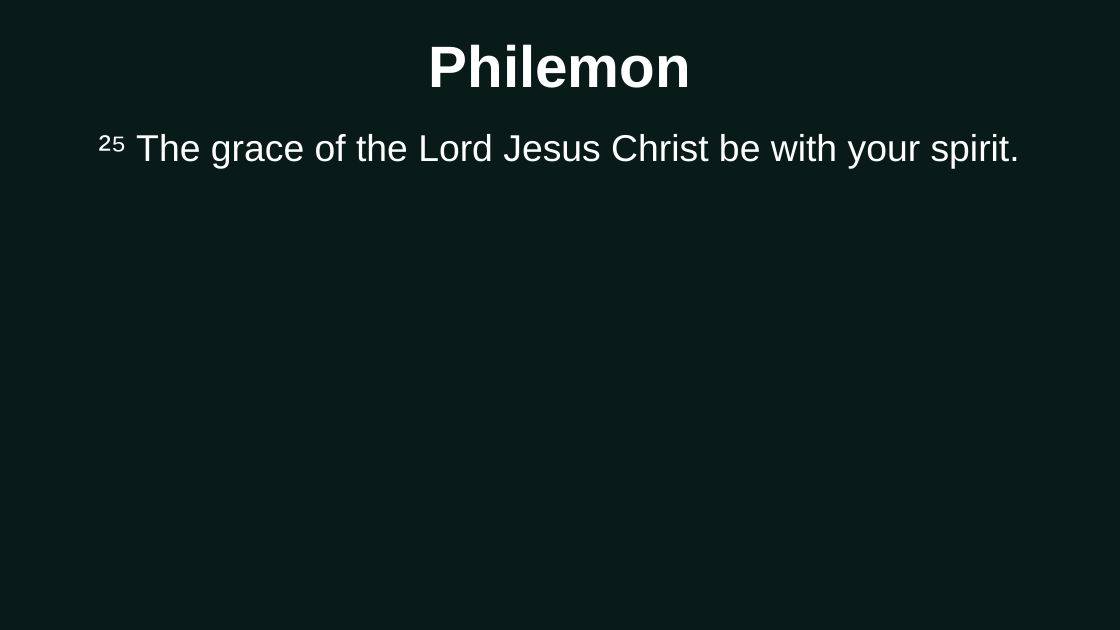
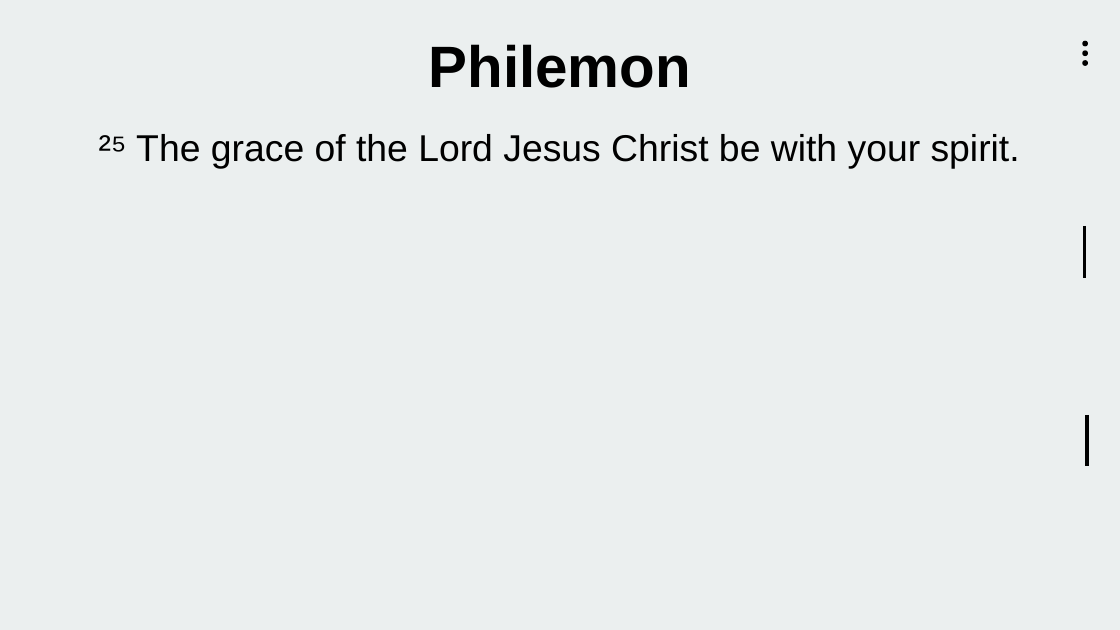
Before and after one commit to pangwuu/smallPowerpointMaker, a slide deck: slide 51 of Complete slides/2025_11_09.pptx (slide 17 before the commit). Drawn at 1120x630 pixels with LibreOffice and Linux fonts; fonts in the diff are those of the drawing; background and template pictures are left out. Boxes give left, top, right and bottom in pixels: in the first picture for what was removed or moved away, otherwise in the second. Text is boxed around its words. In the diff, an @@ line names an element or a change of style, - is before the commit and + after.

```diff
--- a/Complete slides/2025_11_09.pptx
+++ b/Complete slides/2025_11_09.pptx
@@ background #081B19 to #EBEFEF @@
@@ text "Philemon" at [429, 44, 691, 88]: text colour #FFFFFF to #000000 @@
@@ ellipse added at [1082, 40, 1088, 46], fill #000000 @@
@@ ellipse added at [1082, 50, 1088, 56], fill #000000 @@
@@ ellipse added at [1082, 60, 1088, 66], fill #000000 @@
@@ text "²⁵ The grace of the ..." at [99, 134, 1020, 168]: text colour #FFFFFF to #000000 @@
@@ line added from (1085, 226) to (1085, 277), #000000 3.25 pt @@
@@ line added from (1087, 415) to (1087, 466), #000000 3.25 pt @@
```
Also in this commit, not shown: 20 other slides changed, 34 slides added.
